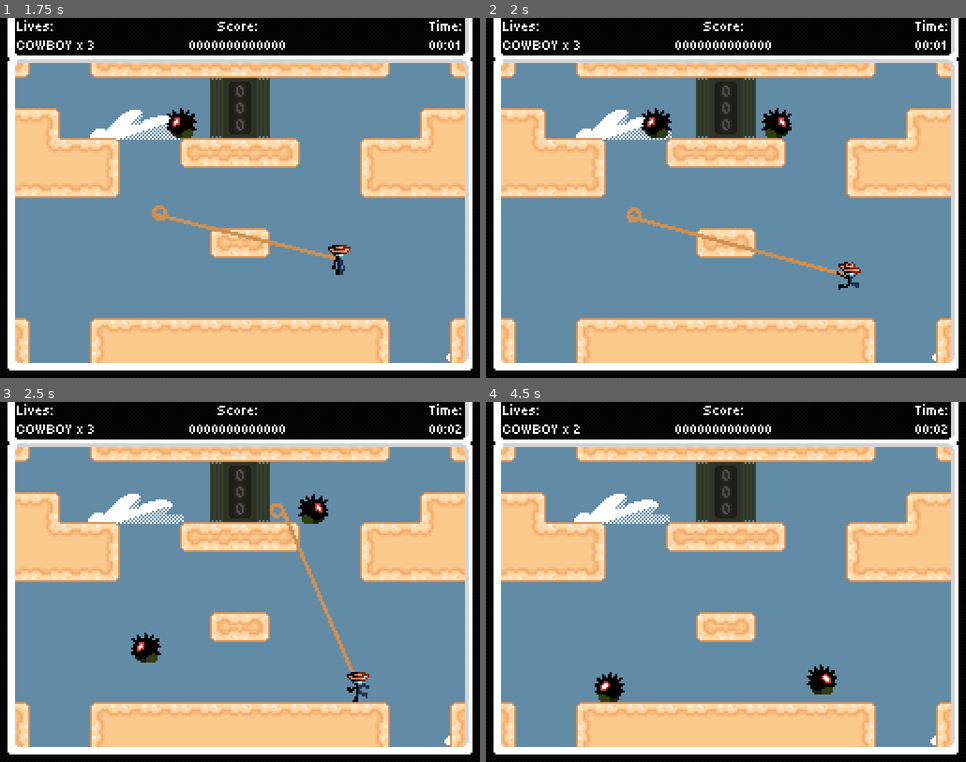
Above: before the commit, frames 1-4 (two rows, left to right).
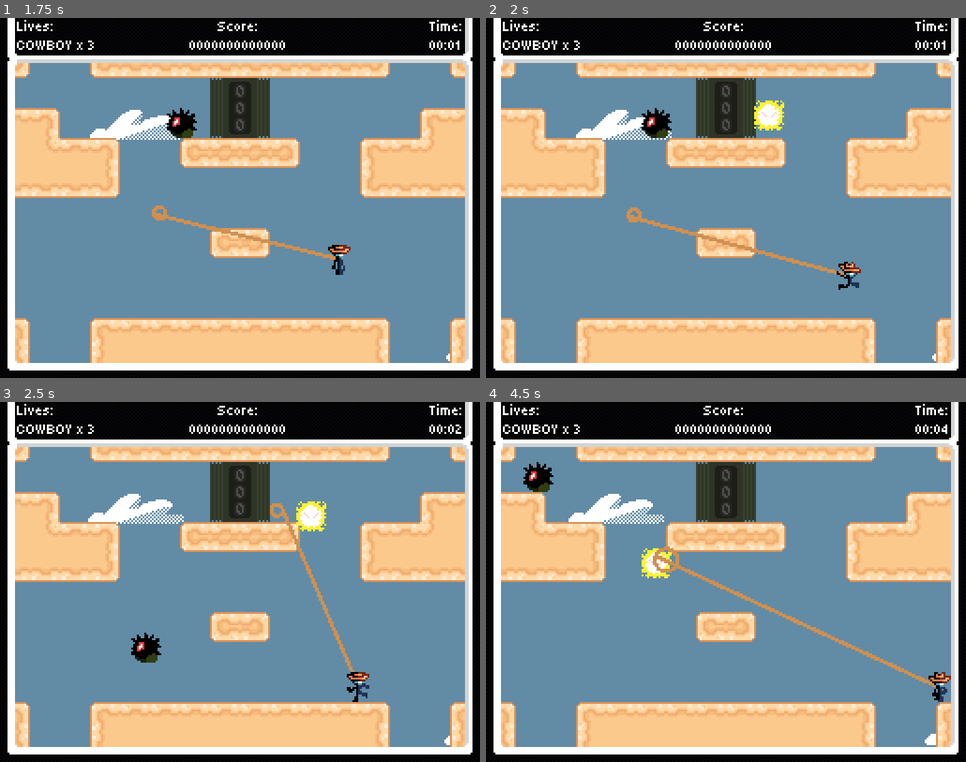
Above: after the commit, the same moments.

Repository: Jcodefox/GMTK-2025
Game: Godot game, scene res://scenes/topscenes/gameplay_topscene.tscn
Same seed, same stepped clock (60 frames per second), same inputs: the game is played once before the commit and once after it.
Inputs (mouse positions are in pixels of both pictures, inside the frame that each line leads up to):
- Up to frame 1 (1.75 s): move the mouse to (345, 180) at 0.52 s; hold D (move_right) from 0.53 s (still down); click (345, 180) at 0.6 s; tap Space (move_jump) at 0.77, 1.52 s; move the mouse to (144, 216) at 1.27 s; click (144, 216) at 1.35 s
- Up to frame 2 (2 s): keep holding D (move_right)
- Up to frame 3 (2.5 s): move the mouse to (288, 502) at 2.02 s; release D (move_right) at 2.03 s; hold A (move_left) from 2.03 s (still down); click (288, 502) at 2.1 s
- Up to frame 4 (4.5 s): move the mouse to (702, 654) at 2.77 s; release A (move_left) at 2.78 s; hold D (move_right) 2.78-4.28 s; click (702, 654) at 2.85 s; tap Space (move_jump) at 3.02, 3.77 s; move the mouse to (870, 636) at 3.52 s; click (870, 636) at 3.6 s; move the mouse to (582, 528) at 4.27 s; hold A (move_left) from 4.28 s (still down); click (582, 528) at 4.35 s

Frame 1 is identical in both runs. In frame 2, 0.6% of the frame differs, in the area x 55-64%, y 22-34%; in frame 3, 0.5%; in frame 4, 3.0%, in the area x 7-97%, y 6-96%.

Commit message:
Add shockwisp

Diff:
--- /dev/null
+++ b/assets/art/enemies/shockwisp_sprite_frames.tres
@@ -0,0 +1,18 @@
+[gd_resource type="SpriteFrames" load_steps=3 format=3 uid="uid://cint4xupsaukt"]
+
+[ext_resource type="Texture2D" uid="uid://iispe6ppba0b" path="res://assets/art/enemies/shockwisp_1.png" id="1_2kynq"]
+[ext_resource type="Texture2D" uid="uid://dmhnwtus81dta" path="res://assets/art/enemies/shockwisp_2.png" id="2_a4m8b"]
+
+[resource]
+animations = [{
+"frames": [{
+"duration": 1.0,
+"texture": ExtResource("1_2kynq")
+}, {
+"duration": 1.0,
+"texture": ExtResource("2_a4m8b")
+}],
+"loop": true,
+"name": &"default",
+"speed": 5.0
+}]
--- /dev/null
+++ b/scenes/prefabs/enemies/shock_wisp.tscn
@@ -0,0 +1,72 @@
+[gd_scene load_steps=9 format=3 uid="uid://cfouaodbpe5ht"]
+
+[ext_resource type="Script" uid="uid://c10oqykevo565" path="res://scripts/prefabs/shock_wisp.gd" id="1_70n4a"]
+[ext_resource type="SpriteFrames" uid="uid://cint4xupsaukt" path="res://assets/art/enemies/shockwisp_sprite_frames.tres" id="1_oaxne"]
+[ext_resource type="PackedScene" uid="uid://8u4a6kbsptoe" path="res://scenes/prefabs/jump_over_check.tscn" id="3_5top1"]
+
+[sub_resource type="RectangleShape2D" id="RectangleShape2D_oaxne"]
+size = Vector2(12, 12)
+
+[sub_resource type="RectangleShape2D" id="RectangleShape2D_70n4a"]
+size = Vector2(12, 2)
+
+[sub_resource type="RectangleShape2D" id="RectangleShape2D_5top1"]
+size = Vector2(2, 12)
+
+[sub_resource type="RectangleShape2D" id="RectangleShape2D_6ybbm"]
+size = Vector2(2, 12)
+
+[sub_resource type="RectangleShape2D" id="RectangleShape2D_cuf6y"]
+size = Vector2(12, 2)
+
+[node name="ShockWisp" type="CharacterBody2D" groups=["enemy"]]
+collision_layer = 4
+collision_mask = 0
+script = ExtResource("1_70n4a")
+
+[node name="AnimatedSprite2D" type="AnimatedSprite2D" parent="."]
+sprite_frames = ExtResource("1_oaxne")
+autoplay = "default"
+frame_progress = 0.313293
+
+[node name="CollisionShape2D" type="CollisionShape2D" parent="."]
+shape = SubResource("RectangleShape2D_oaxne")
+
+[node name="TopLeft" type="Area2D" parent="."]
+position = Vector2(-6, -6)
+collision_layer = 0
+collision_mask = 2
+
+[node name="CollisionShape2D" type="CollisionShape2D" parent="TopLeft"]
+position = Vector2(5, 0)
+shape = SubResource("RectangleShape2D_70n4a")
+
+[node name="TopRight" type="Area2D" parent="."]
+position = Vector2(6, -6)
+collision_layer = 0
+collision_mask = 2
+
+[node name="CollisionShape2D" type="CollisionShape2D" parent="TopRight"]
+position = Vector2(0, 5)
+shape = SubResource("RectangleShape2D_5top1")
+
+[node name="BottomLeft" type="Area2D" parent="."]
+position = Vector2(-6, 6)
+collision_layer = 0
+collision_mask = 2
+
+[node name="CollisionShape2D" type="CollisionShape2D" parent="BottomLeft"]
+position = Vector2(0, -5)
+shape = SubResource("RectangleShape2D_6ybbm")
+
+[node name="BottomRight" type="Area2D" parent="."]
+position = Vector2(6, 6)
+collision_layer = 0
+collision_mask = 2
+
+[node name="CollisionShape2D" type="CollisionShape2D" parent="BottomRight"]
+position = Vector2(-5, 0)
+shape = SubResource("RectangleShape2D_cuf6y")
+
+[node name="JumpOverCheck" parent="." instance=ExtResource("3_5top1")]
+position = Vector2(0, -18)
--- a/scenes/prefabs/enemy_spawner.tscn
+++ b/scenes/prefabs/enemy_spawner.tscn
@@ -1,9 +1,10 @@
-[gd_scene load_steps=4 format=3 uid="uid://ni48dlph7c7c"]
+[gd_scene load_steps=5 format=3 uid="uid://ni48dlph7c7c"]
 
 [ext_resource type="Script" uid="uid://c8cmk0rp5xbel" path="res://scripts/prefabs/enemy_spawner.gd" id="1_2fv7t"]
 [ext_resource type="PackedScene" uid="uid://duckh0hi5syg7" path="res://scenes/prefabs/enemies/mothick.tscn" id="2_pg5fs"]
 [ext_resource type="PackedScene" uid="uid://fl7r1l7ldhc4" path="res://scenes/prefabs/enemies/spikro.tscn" id="3_pg5fs"]
+[ext_resource type="PackedScene" uid="uid://cfouaodbpe5ht" path="res://scenes/prefabs/enemies/shock_wisp.tscn" id="4_vxkwm"]
 
 [node name="EnemySpawner" type="Node2D"]
 script = ExtResource("1_2fv7t")
-enemy_scenes = Array[PackedScene]([ExtResource("2_pg5fs"), ExtResource("3_pg5fs")])
+enemy_scenes = Array[PackedScene]([ExtResource("2_pg5fs"), ExtResource("3_pg5fs"), ExtResource("4_vxkwm")])
--- /dev/null
+++ b/scripts/prefabs/shock_wisp.gd
@@ -0,0 +1,51 @@
+extends CharacterBody2D
+
+@export var default_gravity: float = 625
+@export var move_speed: float = 50
+
+var move_direction: int = 0
+
+var time_alive: float = 0
+
+@onready var corners: Array[Area2D] = [$BottomRight, $BottomLeft, $TopLeft, $TopRight]
+
+var animated_sprite_ghosts: Array[Node2D] = []
+var collision_shape_ghosts: Array[Node2D] = []
+var jump_check_shape_ghosts: Array[Node2D] = []
+
+var direction: int = 1
+
+func _ready() -> void:
+	animated_sprite_ghosts = Globals.make_loop_ghosts_of($AnimatedSprite2D)
+	collision_shape_ghosts = Globals.make_loop_ghosts_of($CollisionShape2D)
+	jump_check_shape_ghosts = Globals.make_loop_ghosts_of($JumpOverCheck/CollisionShape2D)
+	direction = [-1, 1].pick_random()
+	for i in range(corners.size()):
+		if direction == -1:
+			corners[i].position += [Vector2(-2, 0), Vector2(0, -2), Vector2(2, 0), Vector2(0, 2)][i]
+		for child in corners[i].get_children():
+			Globals.make_loop_ghosts_of(child)
+
+func _physics_process(delta: float) -> void:
+	time_alive += delta
+	global_position = Globals.apply_loop_teleport(global_position)
+
+	var angle: float = float(move_direction)/4 * TAU
+
+	var next_corner: int = correct_direction(move_direction + direction)
+
+	var next_corner_miss: bool = corners[next_corner].get_overlapping_bodies().size() == 0
+	var corner_miss: bool = corners[move_direction].get_overlapping_bodies().size() == 0
+	if corner_miss and not next_corner_miss:
+		move_direction = correct_direction(move_direction + direction)
+
+	if corners[correct_direction(move_direction + 3 * direction)].get_overlapping_bodies().size() != 0:
+		move_direction = correct_direction(move_direction + 3 * direction)
+
+
+	velocity = Vector2(cos(angle), sin(angle)) * move_speed * direction
+	move_and_slide()
+
+
+func correct_direction(dir: int) -> int:
+	return posmod(dir, 4)
Not shown, added: scripts/prefabs/shock_wisp.gd.uid
